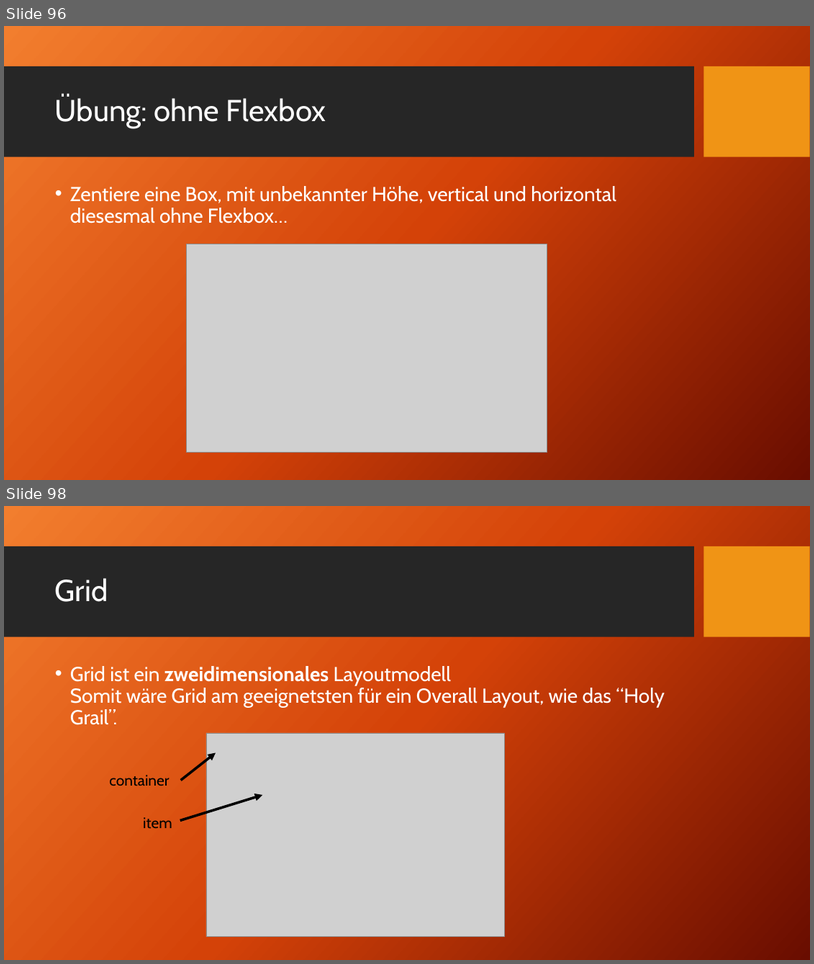
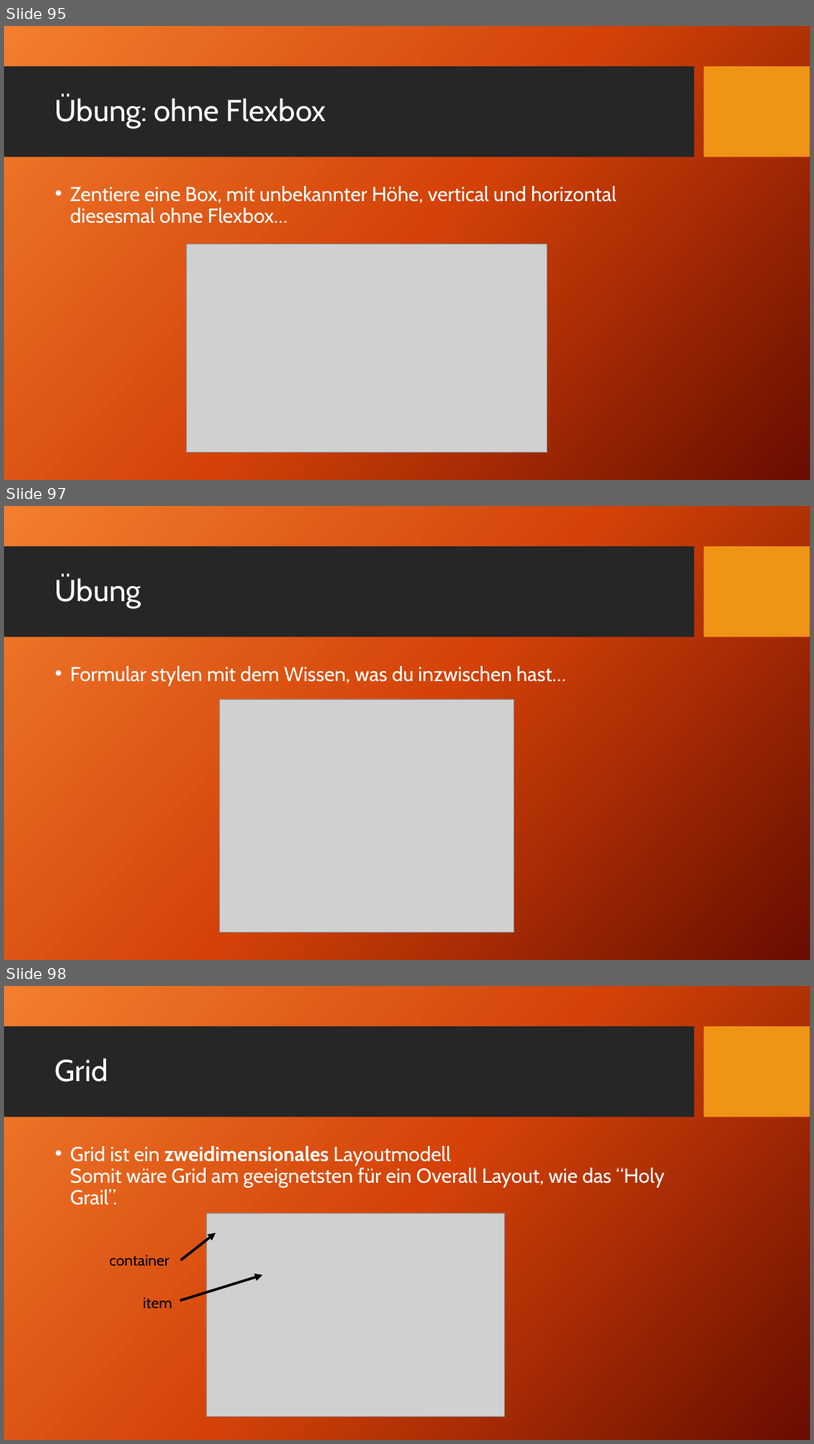
Before and after one commit to TomFrey/htmlCssBasicUebungen, a slide deck: html Schulung.pptx. Shown one above the other, each under a label of ours: slides 96 and 98 before the commit, slides 95, 97 and 98 after it; the slides between them are not shown. The pictures are 814x964 and 814x1444 pixels, drawn with LibreOffice and Linux fonts; fonts in the diff are those of the drawing; grey boxes stand for pictures; background and template pictures are left out. Boxes give left, top, right and bottom in pixels: in the first picture for what was removed or moved away, otherwise in the second. Text is boxed around its words. In the diff, an @@ line names an element or a change of style, - is before the commit and + after.

Commit message:
Übung hinzugefügt, Formular gestylt.

```diff
--- a/html Schulung.pptx
+++ b/html Schulung.pptx
@@ slide 97 added at (4,506,810,960), background picture (left out); not listed: 2 template elements that a slide beside it also shows @@
@@ title added at (55,576,142,608), 36 pt, text #FFFFFF @@
+Übung
@@ text added at (70,666,566,685), 24 pt, text #FFFFFF @@
+• Formular stylen mit dem Wissen, was du inzwischen hast…
@@ picture added at (220,699,514,932) @@
@@ what was slide 96 is now slide 95 @@
```
Also in this commit, not shown: 1 slide changed, 1 slide removed, 5 other files.
